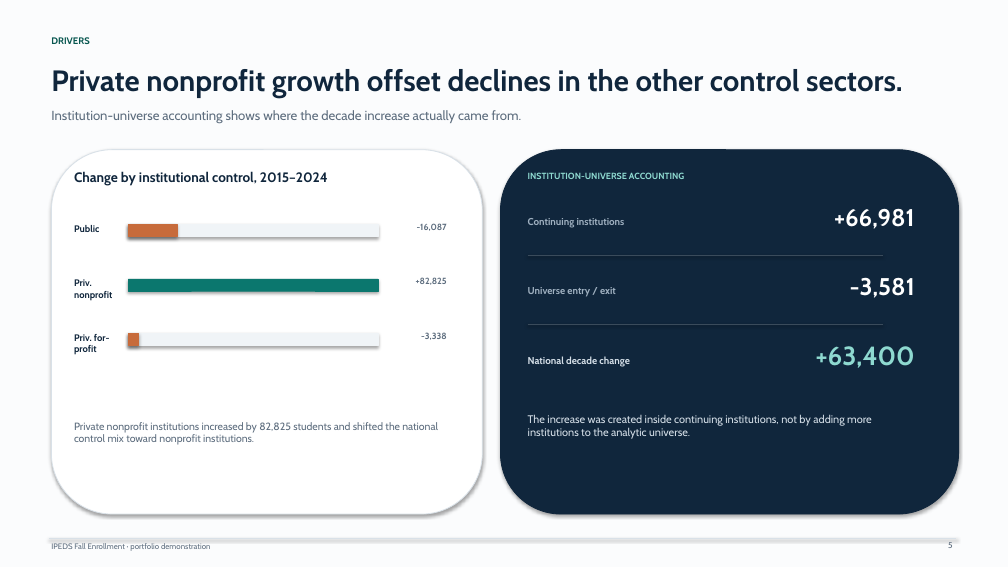
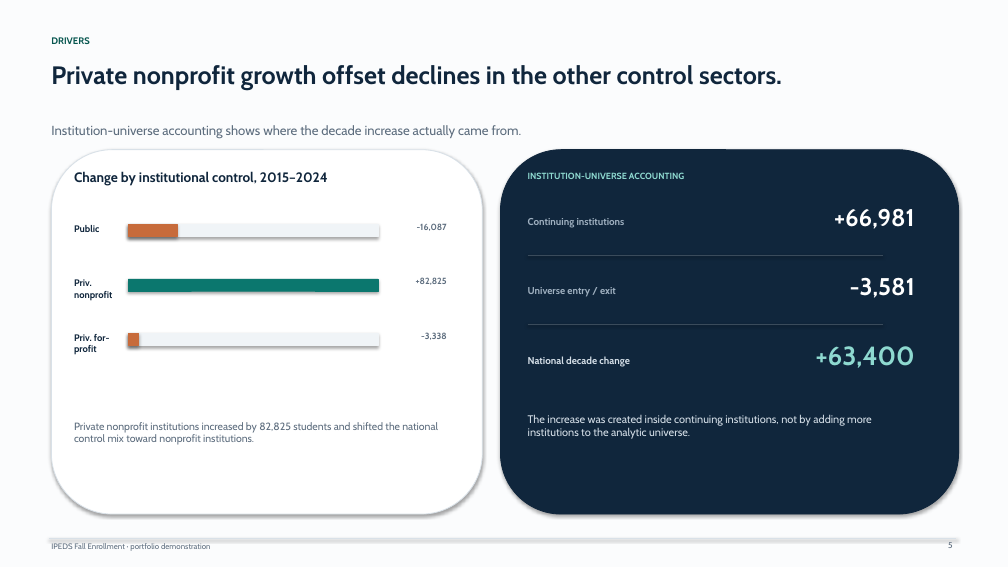
Before and after one commit to Joseph-Th/higher_education_and_immigration_demo, a slide deck: slide 5 of deliverables/management_briefing_deck.pptx. Drawn at 1008x567 pixels with LibreOffice and Linux fonts; fonts in the diff are those of the drawing. Boxes give left, top, right and bottom in pixels: in the first picture for what was removed or moved away, otherwise in the second. Text is boxed around its words. In the diff, an @@ line names an element or a change of style, - is before the commit and + after.

```diff
--- a/deliverables/management_briefing_deck.pptx
+++ b/deliverables/management_briefing_deck.pptx
@@ text "Private nonprofit growth offset declines ..." at bbox=[51, 65, 782, 90]: size 28 to 24 pt @@
@@ text "Institution-universe accounting shows where the ...": place and size @@
-text "Institution-universe accounting shows where the ..." at bbox=[51, 110, 522, 123]
+text "Institution-universe accounting shows where the ..." at bbox=[51, 125, 522, 138]
```
Also in this commit, not shown: 4 other slides changed, 3 other files.
